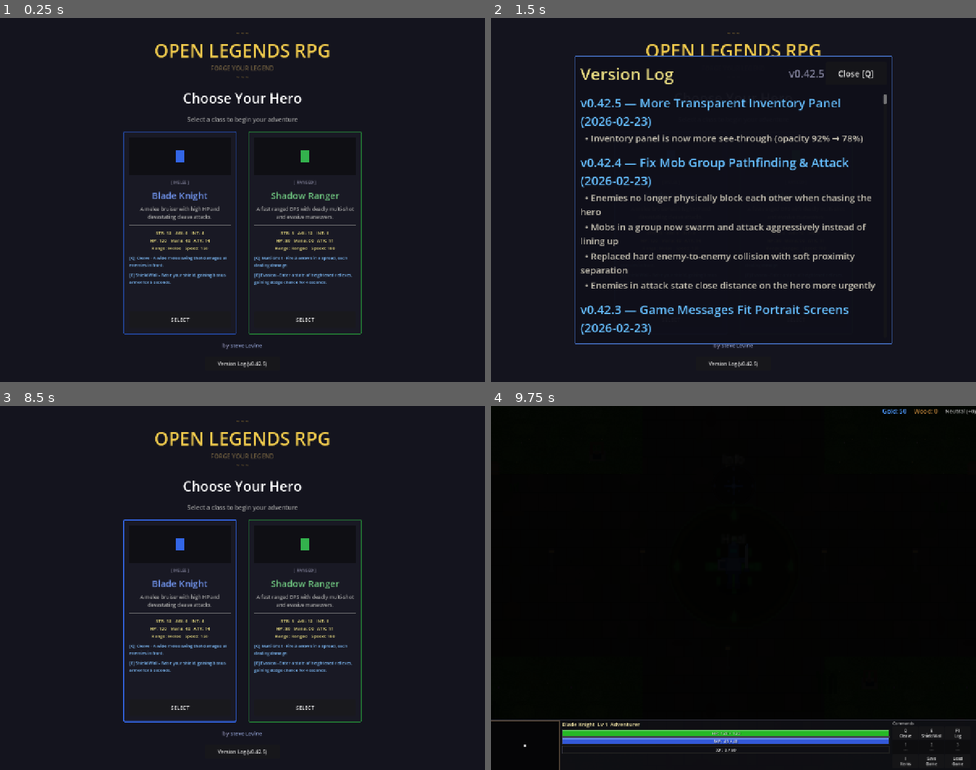
Above: before the commit, frames 1-4 (two rows, left to right).
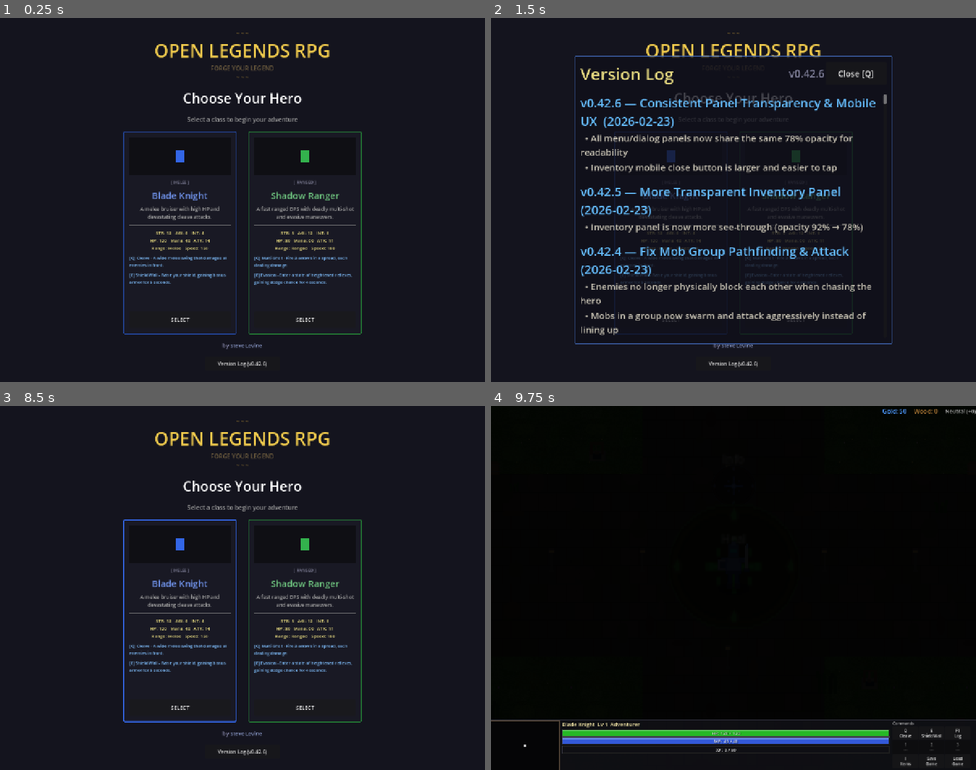
Above: after the commit, the same moments.

Repository: slxny/legends-open-rpg
Game: Godot game, scene res://scenes/main.tscn
Two runs of this game, one before a commit and one after it. Both use one fixed random seed, a clock stepped at 60 frames per second and the inputs below.
Inputs (mouse positions are in pixels of both pictures, inside the frame that each line leads up to):
- Up to frame 1 (0.25 s): no input
- Up to frame 2 (1.5 s): click "Version Log (v0.42.5)" (after the commit: "Version Log (v0.42.6)") at 0.5 s; click "SELECT" at 1.25 s
- Up to frame 3 (8.5 s): click "SELECT" at 2 s; tap Enter at 2.75, 4.25, 5.75 s; move the mouse to (349, 569) at 2.77 s; hold D (move_right) 2.78-3.5 s; hold Q (ability_1) 2.78-3.5 s; click (349, 569) at 2.92 s; tap Space (attack) at 3.5, 6.5 s; drag from (145, 606) to (218, 660) at 3.52 s; move the mouse to (291, 507) at 4.27 s; hold D (move_right) 4.28-5 s; hold Space (attack) 4.28-5 s; drag from (218, 660) to (97, 533) at 5.02 s; move the mouse to (388, 642) at 5.77 s; hold A (move_left) 5.78-6.5 s; tap 1 at 5.85 s; tap I (toggle_inventory) at 6.4 s; drag from (97, 533) to (169, 497) at 6.52 s; move the mouse to (266, 588) at 7.27 s; hold S (move_down) 7.28-8 s; tap 3 at 7.35 s; click (266, 588) at 7.42 s; tap Escape (ui_cancel) at 7.9 s; drag from (169, 497) to (145, 606) at 8.02 s
- Up to frame 4 (9.75 s): move the mouse to (840, 569) at 8.77 s; hold W (move_up) 8.78-9.5 s; hold Q (ability_1) 8.78-9.5 s; drag from (636, 606) to (709, 660) at 9.52 s

The runs differ from the first frame. In frame 1, less than 0.1% of the frame differs, in the area x 54-55%, y 94-96%; in frame 2, 10%, in the area x 17-83%, y 10-96%; in frame 3, less than 0.1%; in frame 4, nothing differs.

Commit message:
Normalize all menu panels to 78% opacity and enlarge mobile close button
All dialog/menu panels (shop, armory, tavern, woodworking, hero stats,
pause menu, changelog, inventory) now use self_modulate alpha 0.78 for
consistent transparency. Existing StyleBoxFlat bg_color alphas normalized
to 1.0 so they don't compound. Inventory mobile close button enlarged
from 70x60 to 100x80 with bigger font for easier tapping.

https://claude.ai/code/session_011TCgb3YKAF7G9y6uE4ZQeY

Diff:
--- a/scenes/ui/armory_dialog.tscn
+++ b/scenes/ui/armory_dialog.tscn
@@ -18,6 +18,7 @@
 offset_bottom = 200.0
 grow_horizontal = 2
 grow_vertical = 2
+self_modulate = Color(1, 1, 1, 0.78)
 
 [node name="MarginContainer" type="MarginContainer" parent="Panel"]
 layout_mode = 2
--- a/scenes/ui/changelog_dialog.gd
+++ b/scenes/ui/changelog_dialog.gd
@@ -9,9 +9,18 @@
 var _is_visible: bool = false
 var _is_mobile: bool = false
 
-const GAME_VERSION := "v0.42.5"
+const GAME_VERSION := "v0.42.6"
 
 const CHANGELOG: Array[Dictionary] = [
+	{
+		"version": "v0.42.6",
+		"title": "Consistent Panel Transparency & Mobile UX",
+		"date": "2026-02-23",
+		"entries": [
+			"All menu/dialog panels now share the same 78% opacity for readability",
+			"Inventory mobile close button is larger and easier to tap",
+		]
+	},
 	{
 		"version": "v0.42.5",
 		"title": "More Transparent Inventory Panel",
--- a/scenes/ui/changelog_dialog.tscn
+++ b/scenes/ui/changelog_dialog.tscn
@@ -3,7 +3,7 @@
 [ext_resource type="Script" path="res://scenes/ui/changelog_dialog.gd" id="1_chlog"]
 
 [sub_resource type="StyleBoxFlat" id="StyleBoxFlat_panel"]
-bg_color = Color(0.06, 0.06, 0.1, 0.97)
+bg_color = Color(0.06, 0.06, 0.1, 1.0)
 border_color = Color(0.25, 0.4, 0.7, 1)
 border_width_left = 2
 border_width_top = 2
@@ -30,6 +30,7 @@
 offset_bottom = 300.0
 grow_horizontal = 2
 grow_vertical = 2
+self_modulate = Color(1, 1, 1, 0.78)
 theme_override_styles/panel = SubResource("StyleBoxFlat_panel")
 
 [node name="MarginContainer" type="MarginContainer" parent="Panel"]
--- a/scenes/ui/hero_stats_panel.gd
+++ b/scenes/ui/hero_stats_panel.gd
@@ -13,7 +13,7 @@
 var _is_mobile: bool = false
 
 # ── Colours ──
-const COL_BG        = Color(0.06, 0.06, 0.08, 0.88)
+const COL_BG        = Color(0.06, 0.06, 0.08, 1.0)
 const COL_BORDER    = Color(0.55, 0.45, 0.2, 0.6)
 const COL_TITLE     = Color(1.0, 0.92, 0.65)
 const COL_LABEL     = Color(0.55, 0.52, 0.48)
--- a/scenes/ui/hero_stats_panel.tscn
+++ b/scenes/ui/hero_stats_panel.tscn
@@ -25,6 +25,7 @@
 offset_bottom = 260.0
 grow_horizontal = 2
 grow_vertical = 2
+self_modulate = Color(1, 1, 1, 0.78)
 
 [node name="MarginContainer" type="MarginContainer" parent="Panel"]
 layout_mode = 2
--- a/scenes/ui/inventory_screen.gd
+++ b/scenes/ui/inventory_screen.gd
@@ -105,8 +105,8 @@
 		close_hint.queue_free()
 		var close_btn = Button.new()
 		close_btn.text = "X"
-		close_btn.custom_minimum_size = Vector2(70, 60)
-		close_btn.add_theme_font_size_override("font_size", 36)
+		close_btn.custom_minimum_size = Vector2(100, 80)
+		close_btn.add_theme_font_size_override("font_size", 48)
 		close_btn.pressed.connect(toggle)
 		$Panel/MarginContainer/VBox/TopBar.add_child(close_btn)
 	else:
--- a/scenes/ui/pause_menu.tscn
+++ b/scenes/ui/pause_menu.tscn
@@ -3,7 +3,7 @@
 [ext_resource type="Script" path="res://scenes/ui/pause_menu.gd" id="1_pause"]
 
 [sub_resource type="StyleBoxFlat" id="StyleBoxFlat_pause"]
-bg_color = Color(0.06, 0.06, 0.1, 0.96)
+bg_color = Color(0.06, 0.06, 0.1, 1.0)
 border_color = Color(0.7, 0.55, 0.2, 0.8)
 border_width_left = 2
 border_width_top = 2
@@ -31,4 +31,5 @@
 offset_bottom = 220.0
 grow_horizontal = 2
 grow_vertical = 2
+self_modulate = Color(1, 1, 1, 0.78)
 theme_override_styles/panel = SubResource("StyleBoxFlat_pause")
--- a/scenes/ui/shop_dialog.tscn
+++ b/scenes/ui/shop_dialog.tscn
@@ -18,3 +18,4 @@
 offset_bottom = 280.0
 grow_horizontal = 2
 grow_vertical = 2
+self_modulate = Color(1, 1, 1, 0.78)
--- a/scenes/ui/tavern_dialog.tscn
+++ b/scenes/ui/tavern_dialog.tscn
@@ -18,6 +18,7 @@
 offset_bottom = 220.0
 grow_horizontal = 2
 grow_vertical = 2
+self_modulate = Color(1, 1, 1, 0.78)
 
 [node name="MarginContainer" type="MarginContainer" parent="Panel"]
 layout_mode = 2
--- a/scenes/ui/woodworking_dialog.tscn
+++ b/scenes/ui/woodworking_dialog.tscn
@@ -18,6 +18,7 @@
 offset_bottom = 250.0
 grow_horizontal = 2
 grow_vertical = 2
+self_modulate = Color(1, 1, 1, 0.78)
 
 [node name="MarginContainer" type="MarginContainer" parent="Panel"]
 layout_mode = 2
